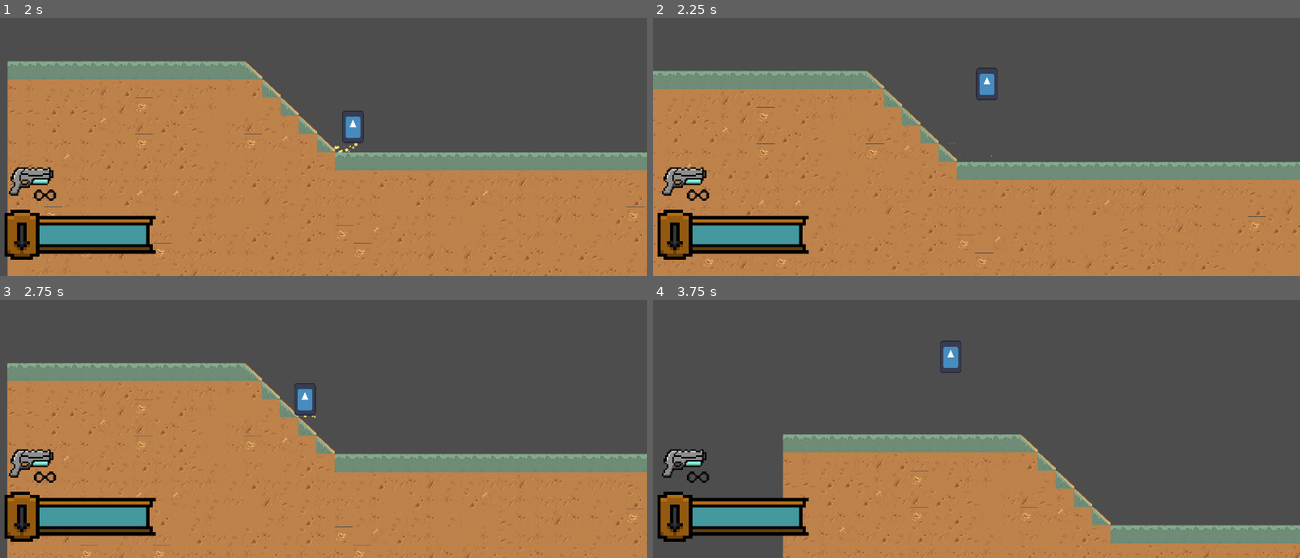
Above: before the commit, frames 1-4 (two rows, left to right).
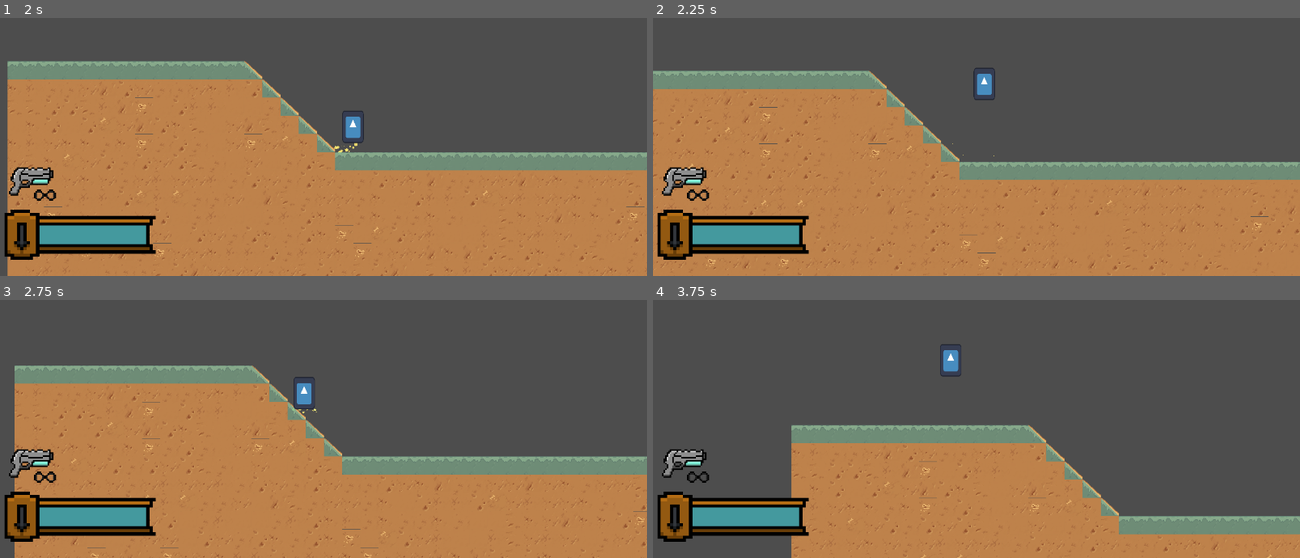
Above: after the commit, the same moments.

Repository: dzfrias/gladiator
Game: Godot game, scene res://scenes/mission.tscn
Two runs of this game, one before a commit and one after it. Both use one fixed random seed, a clock stepped at 60 frames per second and the inputs below. This scene is started directly instead of the project's main scene. The engine's default icon, where the game draws it, is replaced by a stand-in: a white triangle on a blue panel in a dark square. Sound files missing from this copy of the repository are replaced by a short silence.
Inputs (mouse positions are in pixels of both pictures, inside the frame that each line leads up to):
- Up to frame 1 (2 s): move the mouse to (291, 167) at 0.52 s; hold S (burrow) 0.53-1.28 s; hold D (right) from 0.53 s (still down); tap Space (jump) at 0.77, 1.07, 1.52, 1.82 s; move the mouse to (517, 149) at 1.27 s; tap S (burrow) at 1.35 s
- Up to frame 2 (2.25 s): move the mouse to (782, 38) at 2.02 s; release D (right) at 2.03 s; hold A (left) from 2.03 s (still down); hold Shift (fallthrough) from 2.03 s (still down)
- Up to frame 3 (2.75 s): keep holding A (left); keep holding Shift (fallthrough); tap S (burrow) at 2.3 s
- Up to frame 4 (3.75 s): keep holding A (left); move the mouse to (1008, 374) at 2.77 s; release Shift (fallthrough) at 2.78 s; click (1008, 374) at 2.85 s; tap Space (jump) at 3.02, 3.32 s; tap S (burrow) at 3.05 s; move the mouse to (outside the picture) at 3.52 s; hold Right mouse button (fire_alt) from 3.53 s (still down)

Frame 1 is identical in both runs. In frame 2, 2.1% of the frame differs, in the area x 0-100%, y 19-100%; in frame 3, 5.3%; in frame 4, 7.9%, in the area x 20-100%, y 15-100%.

Commit message:
Make player movement a bit snappier

Diff:
--- a/resources/player_movement_settings.tres
+++ b/resources/player_movement_settings.tres
@@ -6,10 +6,10 @@
 script = ExtResource("1_rcu7e")
 move_speed = 300.0
 move_acceleration = 900.0
-move_deceleration = 1500.0
+move_deceleration = 3000.0
 crouch_move_speed = 75.0
 shield_move_speed = 100.0
-direction_change_factor = 3.0
+direction_change_factor = 5.0
 jump_speed = 400.0
 jump_accel = 200.0
 jump_hold_time = 0.2
@@ -20,6 +20,7 @@
 roll_cooldown_time = 0.2
 invincible_time = 1.0
 burrow_speed = 500.0
+burrow_speed_boost = 700.0
 max_burrow_time = 3.0
 burrow_increment_factor = 2.0
 burrow_decrement_factor = 0.5
